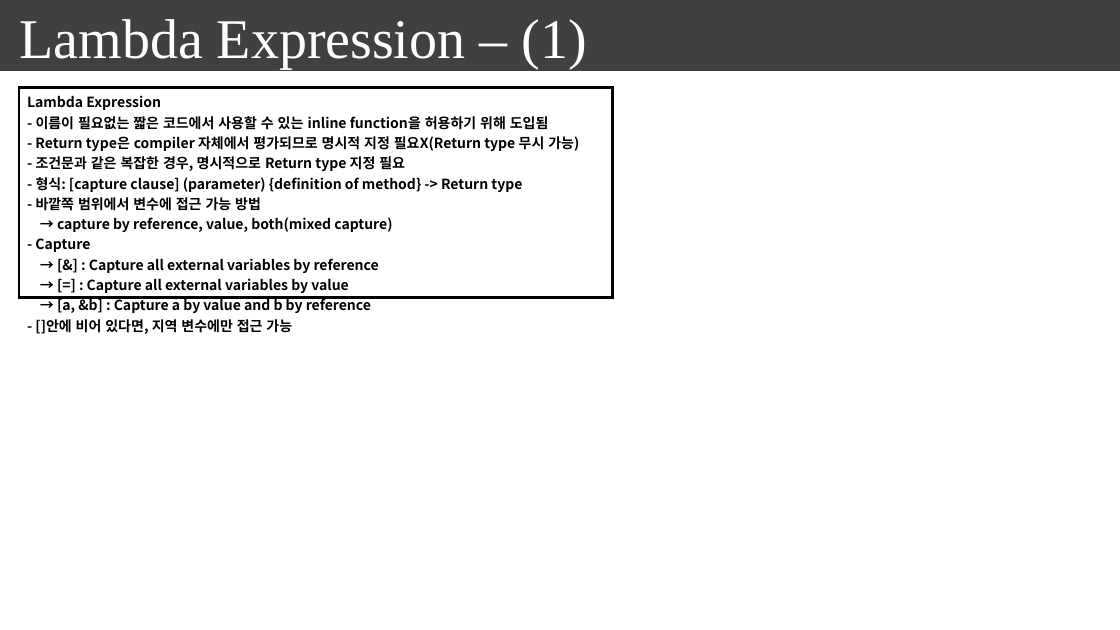
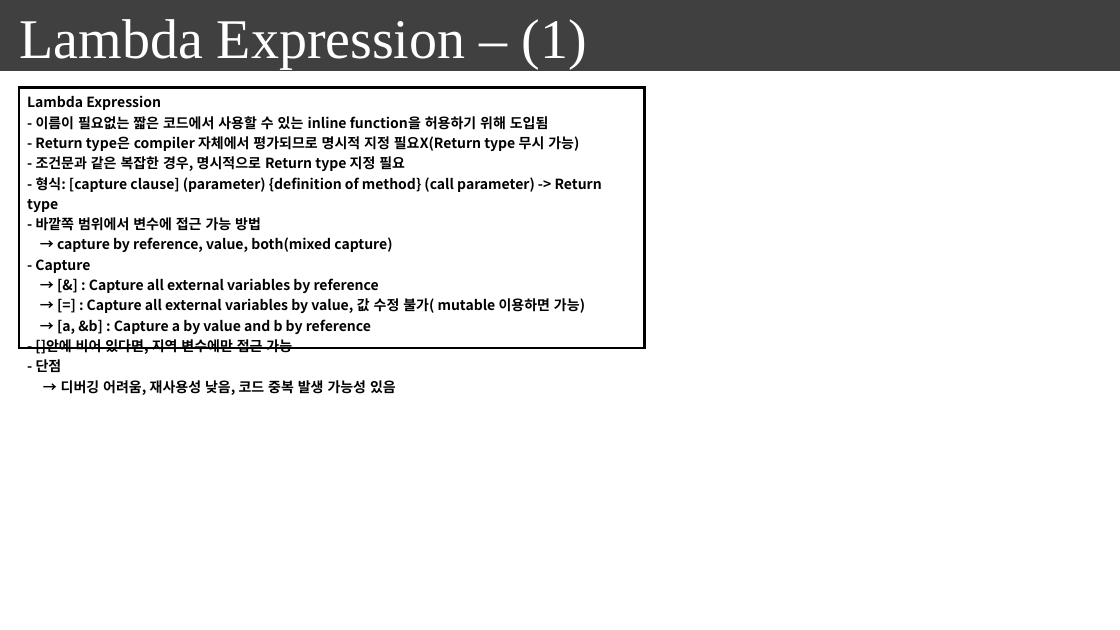
Before and after one commit to seonghokim/Study, a slide deck: slide 11 of everything in c++.pptx (slide 10 before the commit). Drawn at 1120x630 pixels with LibreOffice and Linux fonts; fonts in the diff are those of the drawing. Boxes give left, top, right and bottom in pixels: in the first picture for what was removed or moved away, otherwise in the second. Text is boxed around its words. In the diff, an @@ line names an element or a change of style, - is before the commit and + after.

```diff
--- a/everything in c++.pptx
+++ b/everything in c++.pptx
@@ table at bbox=[18, 87, 644, 399] @@
-row 1, column 1: Lambda Expression / - 이름이 필요없는 짧은 코드에서 사용할 수 있는 inline function을 허용하기 위해 도입됨 / - Return type은 compiler 자체에서 평가되므로 명시적 지정 필요X(Return type 무시 가능) / - 조건문과 같은 복잡한 경우, 명시적으로 Return type 지정 필요 / - 형식: [capture clause] (parameter) {definition of method} -> Return type / - 바깥쪽 범위에서 변수에 접근 가능 방법 / → capture by reference, value, both(mixed capture) / - Capture / → [&] : Capture all external variables by reference / → [=] : Capture all external variables by value / → [a, &b] : Capture a by value and b by reference / - []안에 비어 있다면, 지역 변수에만 접근 가능
+row 1, column 1: Lambda Expression / - 이름이 필요없는 짧은 코드에서 사용할 수 있는 inline function을 허용하기 위해 도입됨 / - Return type은 compiler 자체에서 평가되므로 명시적 지정 필요X(Return type 무시 가능) / - 조건문과 같은 복잡한 경우, 명시적으로 Return type 지정 필요 / - 형식: [capture clause] (parameter) {definition of method} (call parameter) -> Return type / - 바깥쪽 범위에서 변수에 접근 가능 방법 / → capture by reference, value, both(mixed capture) / - Capture / → [&] : Capture all external variables by reference / → [=] : Capture all external variables by value, 값 수정 불가( mutable 이용하면 가능) / → [a, &b] : Capture a by value and b by reference / - []안에 비어 있다면, 지역 변수에만 접근 가능 / - 단점 / → 디버깅 어려움, 재사용성 낮음, 코드 중복 발생 가능성 있음
@@ table: place and size @@
-table at bbox=[18, 87, 613, 338]
+table at bbox=[18, 87, 644, 399]
```
Also in this commit, not shown: 8 slides added, 5 other files.
